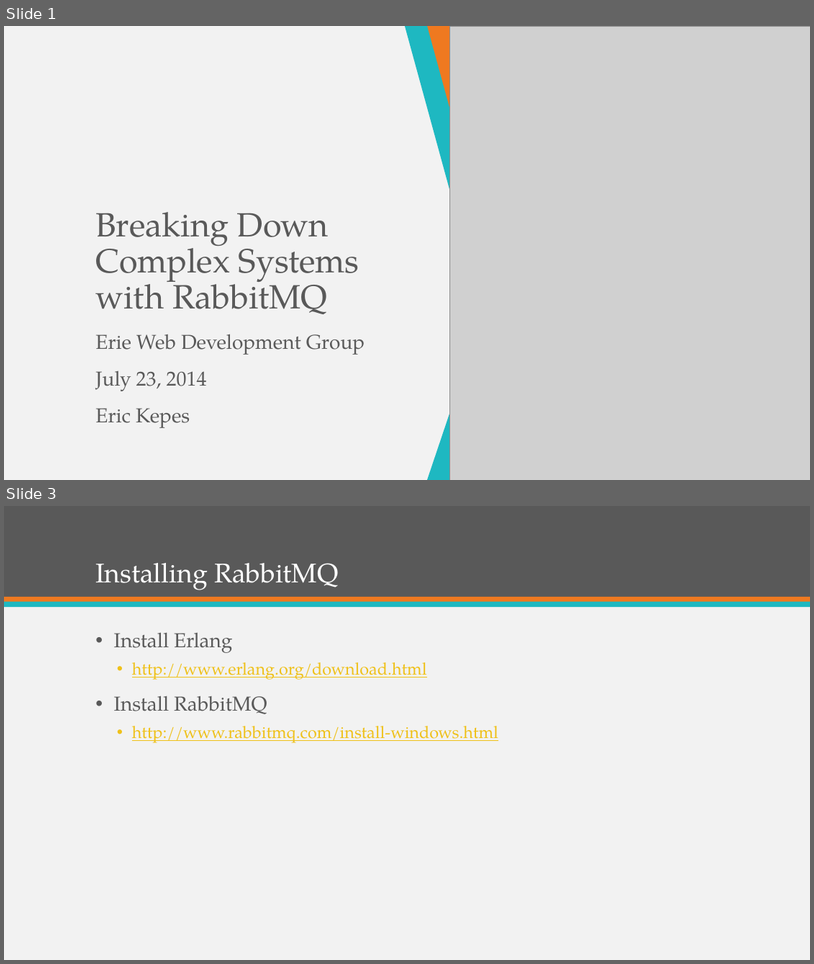
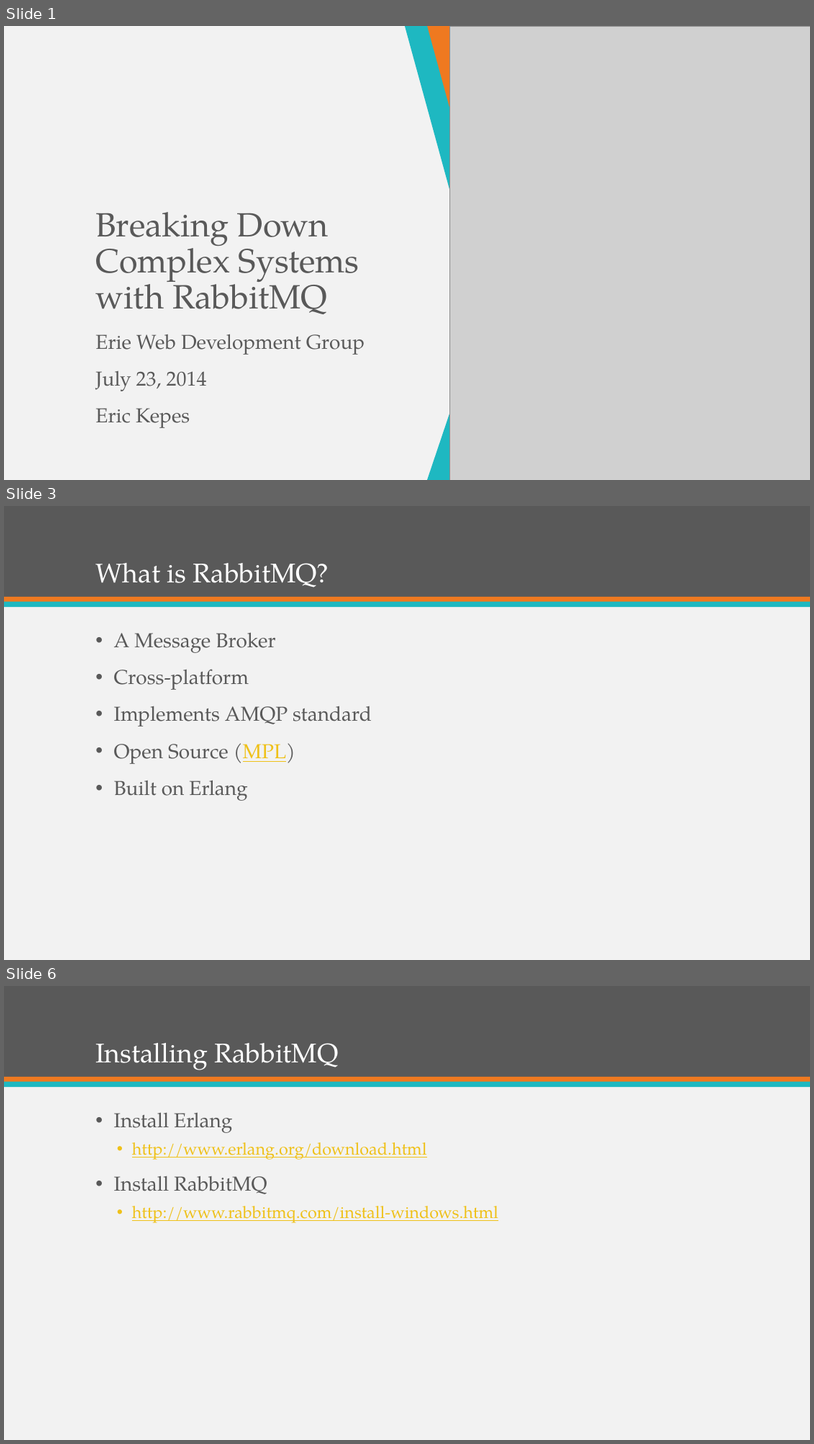
Before and after one commit to ekepes/Presentations, a slide deck: BreakingDownComplexSystemswithRabbitMQ/Breaking Down Complex Systems with RabbitMQ.pptx. Shown one above the other, each under a label of ours: slides 1 and 3 before the commit, slides 1, 3 and 6 after it; the slides between them are not shown. The pictures are 814x964 and 814x1444 pixels, drawn with LibreOffice and Linux fonts; fonts in the diff are those of the drawing; grey boxes stand for pictures. Boxes give left, top, right and bottom in pixels: in the first picture for what was removed or moved away, otherwise in the second. Text is boxed around its words. In the diff, an @@ line names an element or a change of style, - is before the commit and + after.

```diff
--- a/BreakingDownComplexSystemswithRabbitMQ/Breaking Down Complex Systems with RabbitMQ.pptx
+++ b/BreakingDownComplexSystemswithRabbitMQ/Breaking Down Complex Systems with RabbitMQ.pptx
@@ slide 3 added at bbox=[4, 506, 810, 960], background #F2F2F2; not listed: 3 template elements that a slide beside it also shows @@
@@ title added at bbox=[95, 563, 329, 587], 32 pt, text #FFFFFF @@
+What is RabbitMQ?
@@ text added at bbox=[114, 632, 372, 800], 24 pt, text #595959 @@
+• A Message Broker
+• Cross-platform
+• Implements AMQP standard
+• Open Source (MPL)
+• Built on Erlang
@@ what was slide 3 is now slide 6 @@
```
Also in this commit, not shown: 2 slides changed, 20 other slides added, 16 other files.
